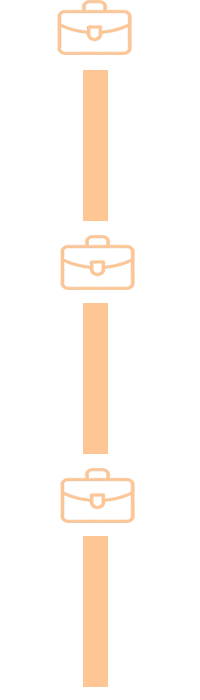
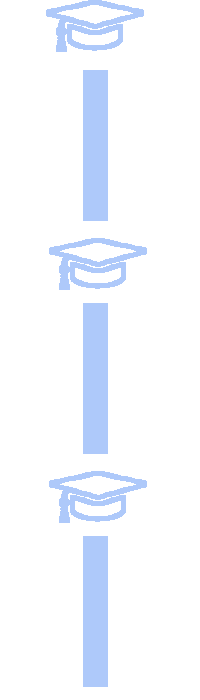
Comparing the layer stacks of the two 200x700 images. Changes:
removed layer "Timeline copy 2" over [83, 70, 108, 221]
removed layer "Timeline copy" over [83, 536, 108, 687]
hid "suitcase copy", painted on it over [60, 235, 135, 290]
added layer "Cap copy 2" above "Cap copy" over [49, 471, 147, 523]
added layer "Cap copy" above "Cap" over [49, 238, 147, 290]
added layer "Cap" above "Education" over [46, 0, 144, 52]
hid "suitcase copy 2", painted on it over [57, 0, 132, 55]
added layer "Timeline copy 4" above "Timeline copy 3" over [83, 536, 108, 687]
added layer "Timeline copy 3" above "suitcase" over [83, 70, 108, 221]
hid "suitcase", painted on it over [60, 468, 135, 523]
painted on "Timeline", unmasked it over [83, 303, 108, 454]
